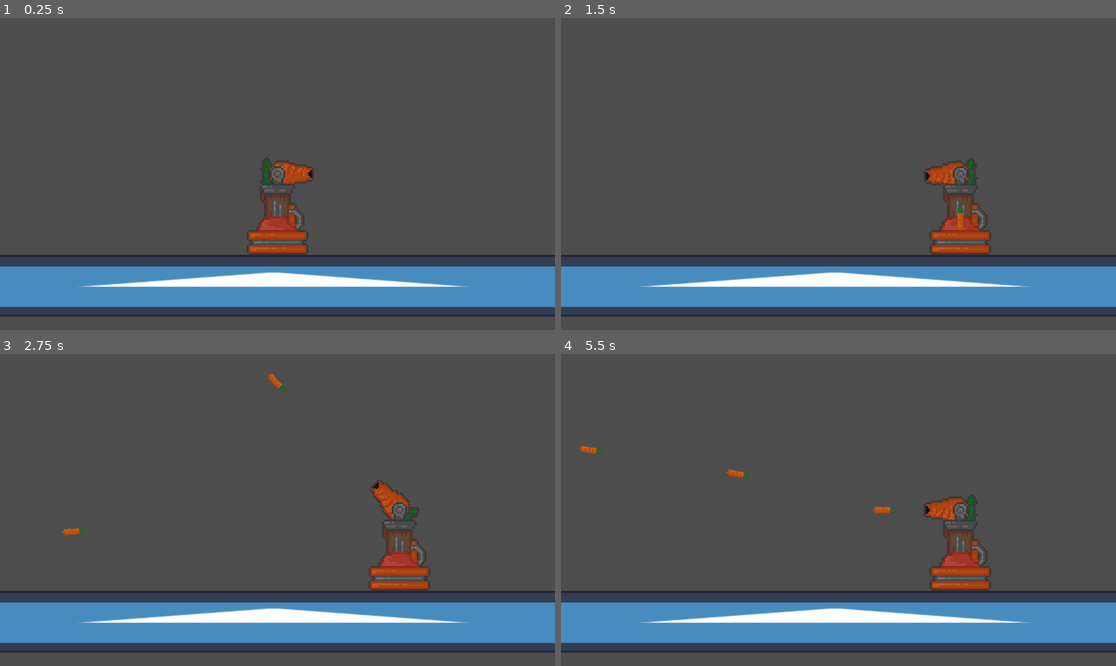
Above: before the commit, frames 1-4 (two rows, left to right).
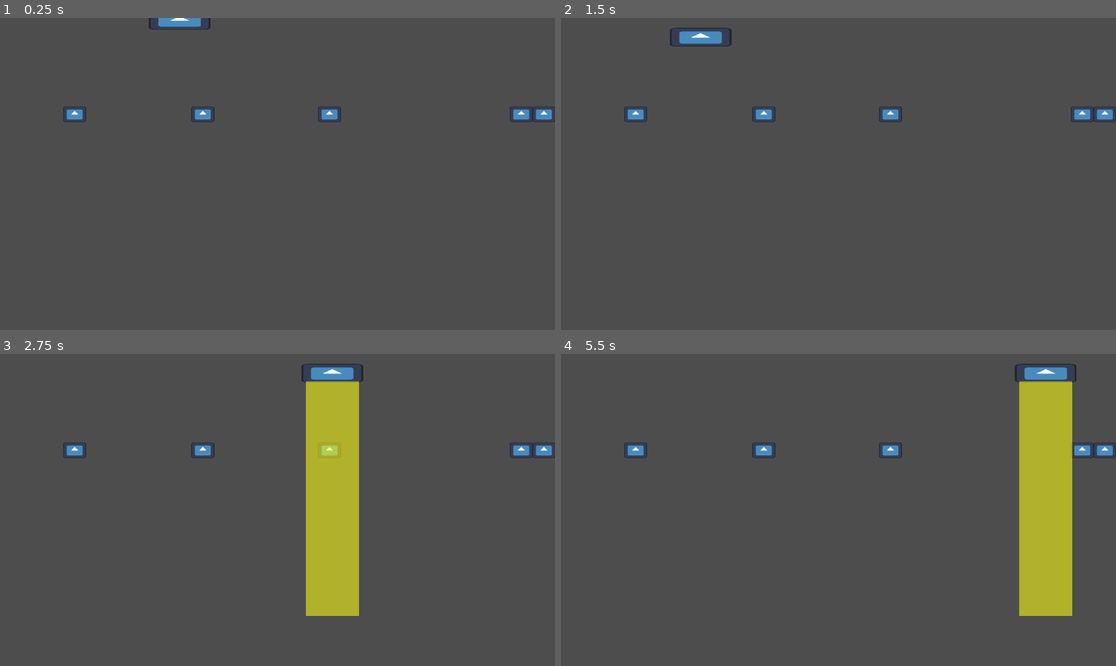
Above: after the commit, the same moments.

Repository: Luminescent-Cheese/district-jam-VII
Game: Godot game, scene res://game.tscn
Same seed, same stepped clock (60 frames per second), same inputs: the game is played once before the commit and once after it. Before the commit the project starts from res://test.tscn. The engine's default icon, where the game draws it, is replaced by a stand-in: a white triangle on a blue panel in a dark square.
Inputs (mouse positions are in pixels of both pictures, inside the frame that each line leads up to):
- Up to frame 1 (0.25 s): no input
- Up to frame 2 (1.5 s): move the mouse to (960, 158) at 0.52 s; click (960, 158) at 0.67 s; move the mouse to (727, 189) at 1.27 s; click (727, 189) at 1.42 s
- Up to frame 3 (2.75 s): move the mouse to (333, 441) at 2.02 s; click (333, 441) at 2.17 s
- Up to frame 4 (5.5 s): move the mouse to (810, 572) at 2.77 s; click (810, 572) at 2.92 s; move the mouse to (1005, 556) at 3.52 s; click (1005, 556) at 3.67 s; move the mouse to (672, 463) at 4.27 s; click (672, 463) at 4.42 s; move the mouse to (866, 510) at 5.02 s; click (866, 510) at 5.17 s

The runs differ from the first frame. In frame 1, 17% of the frame differs, in the area x 0-100%, y 0-96%; in frame 2, 17%; in frame 3, 24%; in frame 4, 24%, in the area x 0-100%, y 3-96%.

Commit message:
add game scene and particulars on carrot gun

Diff:
--- a/Buildings/building.tscn
+++ b/Buildings/building.tscn
@@ -6,9 +6,16 @@
 [sub_resource type="RectangleShape2D" id="RectangleShape2D_2yopf"]
 size = Vector2(129, 190.5)
 
+[sub_resource type="Curve" id="Curve_282m8"]
+_data = [Vector2(0.021186441, 0.9887641), 0.0, 0.0, 0, 0, Vector2(0.7457627, 0.41573036), 0.0, 0.0, 0, 0, Vector2(1, 0), 0.0, 0.0, 0, 0]
+point_count = 3
+
+[sub_resource type="Gradient" id="Gradient_hr4wu"]
+colors = PackedColorArray(1, 1, 0.9098039, 0.91764706, 1, 1, 1, 0.45882353)
+
 [node name="Building" type="CharacterBody2D" unique_id=1422852066]
 script = ExtResource("1_282m8")
-fireRate = 0.5
+fireRate = 0.25
 
 [node name="Pivot" type="Node2D" parent="." unique_id=1085883043]
 position = Vector2(0, -46.5)
@@ -24,4 +31,23 @@
 
 [node name="Cooldown" type="Timer" parent="." unique_id=1664144274]
 
+[node name="PlacementParticles" type="CPUParticles2D" parent="." unique_id=1485913522]
+position = Vector2(0, -7)
+emitting = false
+amount = 40
+lifetime = 0.5
+one_shot = true
+explosiveness = 0.75
+emission_shape = 3
+emission_rect_extents = Vector2(30, 7)
+direction = Vector2(0, -1)
+spread = 90.0
+gravity = Vector2(0, 0)
+initial_velocity_min = 24.0
+initial_velocity_max = 56.0
+scale_amount_max = 9.0
+scale_amount_curve = SubResource("Curve_282m8")
+color = Color(0.99947435, 0.9999997, 0.9528176, 1)
+color_ramp = SubResource("Gradient_hr4wu")
+
 [connection signal="timeout" from="Cooldown" to="." method="_on_cooldown_timeout"]
--- a/Buildings/buildingBase.gd
+++ b/Buildings/buildingBase.gd
@@ -33,6 +33,8 @@
 	position = Vector2(get_global_mouse_position().x,0)
 	if Input.is_mouse_button_pressed(MOUSE_BUTTON_LEFT):
 		xPos = position.x
+		#placement particles
+		$PlacementParticles.emitting = true
 
 func _fireBullet()-> void:
 	var newBullet = BULLET.instantiate()
--- a/carrot_cannon.tscn
+++ b/carrot_cannon.tscn
@@ -64,3 +64,9 @@
 
 [node name="CollisionShape2D" parent="." index="2" unique_id=1382810759]
 position = Vector2(0, -95)
+
+[node name="PlacementParticles" parent="." index="4" unique_id=1485913522]
+lifetime = 0.7
+emission_rect_extents = Vector2(65, 10)
+scale_amount_min = 5.0
+scale_amount_max = 15.0
--- a/coords_helper.gd
+++ b/coords_helper.gd
@@ -14,3 +14,7 @@
 		"min_y": top_left_global.y,
 		"max_y": top_left_global.y + visible_size_global.y
 	}
+
+static func get_random_x_in_world(node: CanvasItem) -> int:
+	var world_bounds = get_world_bounds(node)
+	return randf_range(world_bounds.min_x, world_bounds.max_x)
--- /dev/null
+++ b/game.gd
@@ -0,0 +1,25 @@
+extends Node2D
+
+const COW_SCENE = preload("res://cow.tscn")
+const UFO_SCENE = preload("res://ufo.tscn")
+func _ready() -> void:
+	spawn_cows(5)
+	spawn_ufo()
+
+func spawn_cows(num_cows: int) -> void:
+	var world_bounds = CoordsUtils.get_world_bounds(self)
+
+	for i in range(num_cows):
+		var new_cow = COW_SCENE.instantiate()
+		var cow_location = Vector2(CoordsUtils.get_random_x_in_world(self), 200)
+		new_cow.position = cow_location
+		add_child(new_cow)
+
+func spawn_ufo() -> void:
+	var world_bounds = CoordsUtils.get_world_bounds(self)
+
+	# random x position in viewport, at top (it will descend and search)
+	var new_ufo = UFO_SCENE.instantiate()
+	new_ufo.position = Vector2(CoordsUtils.get_random_x_in_world(self), world_bounds.min_y - 20)
+
+	add_child(new_ufo)
--- /dev/null
+++ b/game.tscn
@@ -0,0 +1,6 @@
+[gd_scene format=3 uid="uid://b2dmbwb64w3sx"]
+
+[ext_resource type="Script" uid="uid://c8qhw51dswbfn" path="res://game.gd" id="1_80nbo"]
+
+[node name="Game" type="Node2D" unique_id=86373079]
+script = ExtResource("1_80nbo")
--- a/project.godot
+++ b/project.godot
@@ -11,7 +11,7 @@
 [application]
 
 config/name="DistrictJamVII"
-run/main_scene="uid://p2fvrphmnn0l"
+run/main_scene="uid://b2dmbwb64w3sx"
 config/features=PackedStringArray("4.6", "Forward Plus")
 config/icon="res://icon.svg"
 
--- a/test_ufo.gd
+++ b/test_ufo.gd
@@ -3,12 +3,13 @@
 @export var cow_scene: PackedScene
 @export var ufo_scene: PackedScene
 
+const COW_SCENE = preload("res://cow.tscn")
 func _ready() -> void:
 	spawn_cow()
 	spawn_ufo()
 
 func spawn_cow() -> void:
-	var new_cow = cow_scene.instantiate()
+	var new_cow = COW_SCENE.instantiate()
 	var cow_location = $CowStartLocation
 	new_cow.position = cow_location.position
 	add_child(new_cow)
--- a/ufo.tscn
+++ b/ufo.tscn
@@ -32,6 +32,7 @@
 [node name="ShipCollisionShape2D" type="CollisionShape2D" parent="." unique_id=514977809]
 rotation = 1.5707964
 shape = SubResource("CapsuleShape2D_c0rv2")
+debug_color = Color(1, 0, 0.12156863, 0.41960785)
 
 [node name="Beam2D" type="Area2D" parent="." unique_id=1697338394]
 collision_layer = 0
@@ -41,6 +42,7 @@
 position = Vector2(0.5, 260.47656)
 scale = Vector2(1, 0.3046875)
 shape = SubResource("RectangleShape2D_c0rv2")
+debug_color = Color(0.8980392, 0.89411765, 0.25490198, 0.41960785)
 
 [node name="Beam" type="ColorRect" parent="Beam2D" unique_id=1013836005]
 offset_left = -55.0
Not shown, added: game.gd.uid
Binary file added: grass.png
Not shown, added: grass.png.import
